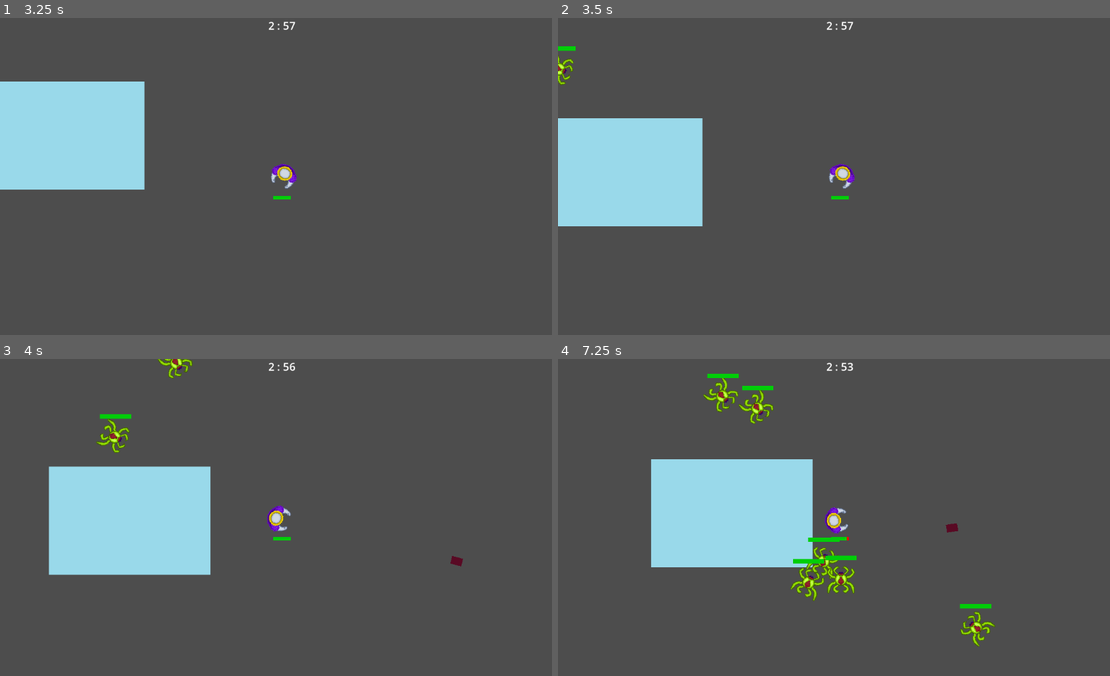
Above: before the commit, frames 1-4 (two rows, left to right).
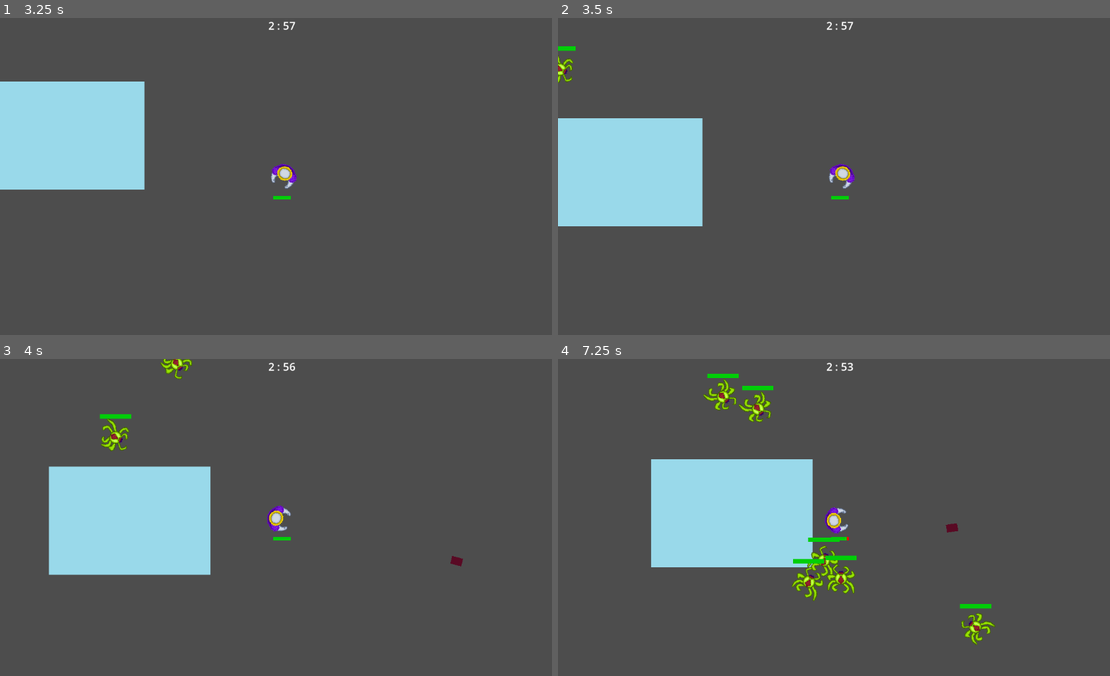
Above: after the commit, the same moments.

Repository: MichaelFar/Metalheads-and-Monarchs
Game: Godot game, scene res://Scenes/debug_ai_level.tscn
Same seed, same stepped clock (60 frames per second), same inputs: the game is played once before the commit and once after it.
Inputs (mouse positions are in pixels of both pictures, inside the frame that each line leads up to):
- Up to frame 1 (3.25 s): tap Enter at 0.5 s; move the mouse to (408, 160) at 0.52 s; press the mouse at (408, 160) at 0.53 s; hold D (Right) 0.53-1.28 s; move the mouse to (171, 192) at 1.27 s; release the mouse at (171, 192) at 1.28 s; hold S (Down) 1.28-2.03 s; tap Mouse wheel down (Switch_weapon_down) at 1.35 s; move the mouse to (336, 106) at 2.02 s; hold D (Right) 2.03-2.78 s; tap Mouse wheel up (Switch_weapon_up) at 2.1 s; move the mouse to (253, 239) at 2.77 s; hold W (Up) from 2.78 s (still down); tap M (spawn) at 2.85 s
- Up to frame 2 (3.5 s): keep holding W (Up)
- Up to frame 3 (4 s): move the mouse to (452, 565) at 3.52 s; release W (Up) at 3.53 s; press the mouse at (452, 565) at 3.53 s; hold A (Left) from 3.53 s (still down)
- Up to frame 4 (7.25 s): move the mouse to (668, 469) at 4.27 s; release the mouse at (668, 469) at 4.28 s; tap Mouse wheel down (Switch_weapon_down) at 4.35 s; move the mouse to (867, 517) at 5.02 s; release A (Left) at 5.03 s; hold S (Down) 5.03-5.78 s; tap Mouse wheel up (Switch_weapon_up) at 5.1 s; move the mouse to (756, 438) at 5.77 s; hold D (Right) 5.78-6.53 s; tap M (spawn) at 5.85 s; move the mouse to (966, 501) at 6.52 s; press the mouse at (966, 501) at 6.53 s; hold W (Up) from 6.53 s (still down)

Frame 1 is identical in both runs. In frame 2, 0.1% of the frame differs, in the area x 0-3%, y 11-22%; in frame 3, 0.4%; in frame 4, 1.3%, in the area x 27-79%, y 6-91%.

Commit message:
commit before cherry picking

Diff:
--- a/Scenes/chase_ai.tscn
+++ b/Scenes/chase_ai.tscn
@@ -1,10 +1,10 @@
-[gd_scene load_steps=10 format=3 uid="uid://dsxko2cc242t4"]
+[gd_scene load_steps=13 format=3 uid="uid://dsxko2cc242t4"]
 
 [ext_resource type="Script" path="res://Scripts/chase_ai.gd" id="1_gy7b7"]
 [ext_resource type="PackedScene" uid="uid://cscwrtnkcq8r5" path="res://Scenes/hurtbox.tscn" id="3_xa3rt"]
 [ext_resource type="PackedScene" uid="uid://8r5df653l7cy" path="res://Scenes/hitbox.tscn" id="4_0uwiy"]
-[ext_resource type="Texture2D" uid="uid://cl723k3ctnpn0" path="res://Sprites/Archid Spider 10_28.png" id="4_bvdf7"]
 [ext_resource type="PackedScene" uid="uid://cvbxgwoo58p56" path="res://Scenes/ray_cast_container.tscn" id="5_p7ste"]
+[ext_resource type="Texture2D" uid="uid://b08yl81iy13q1" path="res://Sprites/Archid Spider Animation Final 11_3 .png" id="6_1tjxg"]
 [ext_resource type="PackedScene" uid="uid://ch5u5wujtbli8" path="res://Scenes/healthbar.tscn" id="6_epqxt"]
 
 [sub_resource type="CapsuleShape2D" id="CapsuleShape2D_36rl7"]
@@ -17,14 +17,54 @@
 [sub_resource type="CircleShape2D" id="CircleShape2D_fsuof"]
 radius = 13.0
 
-[node name="ChaseAI" type="CharacterBody2D" node_paths=PackedStringArray("RayCastContainer", "sprite", "healthbar")]
+[sub_resource type="Animation" id="Animation_cw7xv"]
+resource_name = "walk"
+length = 0.6
+loop_mode = 1
+step = 0.05
+tracks/0/type = "value"
+tracks/0/imported = false
+tracks/0/enabled = true
+tracks/0/path = NodePath("ArchidSpiderAnimationFinal113:frame")
+tracks/0/interp = 1
+tracks/0/loop_wrap = true
+tracks/0/keys = {
+"times": PackedFloat32Array(0, 0.05, 0.1, 0.15, 0.2, 0.25, 0.3, 0.35, 0.4, 0.45, 0.5),
+"transitions": PackedFloat32Array(1, 1, 1, 1, 1, 1, 1, 1, 1, 1, 1),
+"update": 1,
+"values": [0, 1, 2, 3, 4, 5, 6, 7, 8, 9, 10]
+}
+
+[sub_resource type="Animation" id="Animation_63ymx"]
+length = 0.001
+tracks/0/type = "value"
+tracks/0/imported = false
+tracks/0/enabled = true
+tracks/0/path = NodePath("ArchidSpiderAnimationFinal113:frame")
+tracks/0/interp = 1
+tracks/0/loop_wrap = true
+tracks/0/keys = {
+"times": PackedFloat32Array(0),
+"transitions": PackedFloat32Array(1),
+"update": 1,
+"values": [0]
+}
+
+[sub_resource type="AnimationLibrary" id="AnimationLibrary_yqaev"]
+_data = {
+"RESET": SubResource("Animation_63ymx"),
+"walk": SubResource("Animation_cw7xv")
+}
+
+[node name="ChaseAI" type="CharacterBody2D" node_paths=PackedStringArray("RayCastContainer", "sprite", "healthbar", "animationPlayer")]
 collision_layer = 4
 collision_mask = 8
 motion_mode = 1
 script = ExtResource("1_gy7b7")
 RayCastContainer = NodePath("RayCastContainer")
-sprite = NodePath("ArchidSpider1028")
+sprite = NodePath("ArchidSpiderAnimationFinal113")
 healthbar = NodePath("Control/ProgressBar")
+animationPlayer = NodePath("AnimationPlayer")
 
 [node name="Hurtbox" parent="." instance=ExtResource("3_xa3rt")]
 collision_layer = 8
@@ -37,10 +77,6 @@
 
 [node name="CollisionShape2D" parent="Hitbox" index="0"]
 shape = SubResource("RectangleShape2D_dcco3")
-
-[node name="ArchidSpider1028" type="Sprite2D" parent="."]
-texture_filter = 1
-texture = ExtResource("4_bvdf7")
 
 [node name="CollisionShape2D" type="CollisionShape2D" parent="."]
 shape = SubResource("CircleShape2D_fsuof")
@@ -59,6 +95,16 @@
 offset_right = 82.0
 offset_bottom = -61.0
 
+[node name="ArchidSpiderAnimationFinal113" type="Sprite2D" parent="."]
+texture_filter = 1
+texture = ExtResource("6_1tjxg")
+hframes = 12
+
+[node name="AnimationPlayer" type="AnimationPlayer" parent="."]
+libraries = {
+"": SubResource("AnimationLibrary_yqaev")
+}
+
 [connection signal="area_entered" from="Hurtbox" to="." method="_on_hurtbox_area_entered"]
 
 [editable path="Hurtbox"]
--- a/Scripts/chase_ai.gd
+++ b/Scripts/chase_ai.gd
@@ -10,7 +10,9 @@
 @export var sprite : Sprite2D
 @export var health = 100.0
 @export var healthbar : ProgressBar
+@export var animationPlayer : AnimationPlayer
 
+var frame = 0
 var shouldStop = false
 # Called when the node enters the scene tree for the first time.
 func _ready():
@@ -18,9 +20,14 @@
 	healthbar.value = health
 	Globals.game_timer.game_complete.connect(freeze)
 	Globals.activeEnemies.append(self)
+
 	random_speed()
+
 # Called every frame. 'delta' is the elapsed time since the previous frame.
 func _physics_process(delta):
+	frame += 1
+	if(frame == 1):
+		animationPlayer.play("walk")
 	if(health <= 0.0):
 		Globals.game_timer.totalEnemiesDefeated += 1
 		Globals.activeEnemies.pop_at(Globals.activeEnemies.find(self))
Binary file added: Sprites/Archid Spider Animation Final 11_3 .png
Not shown, added: Sprites/Archid Spider Animation Final 11_3 .png.import
Not shown, changed: export_presets.cfg
